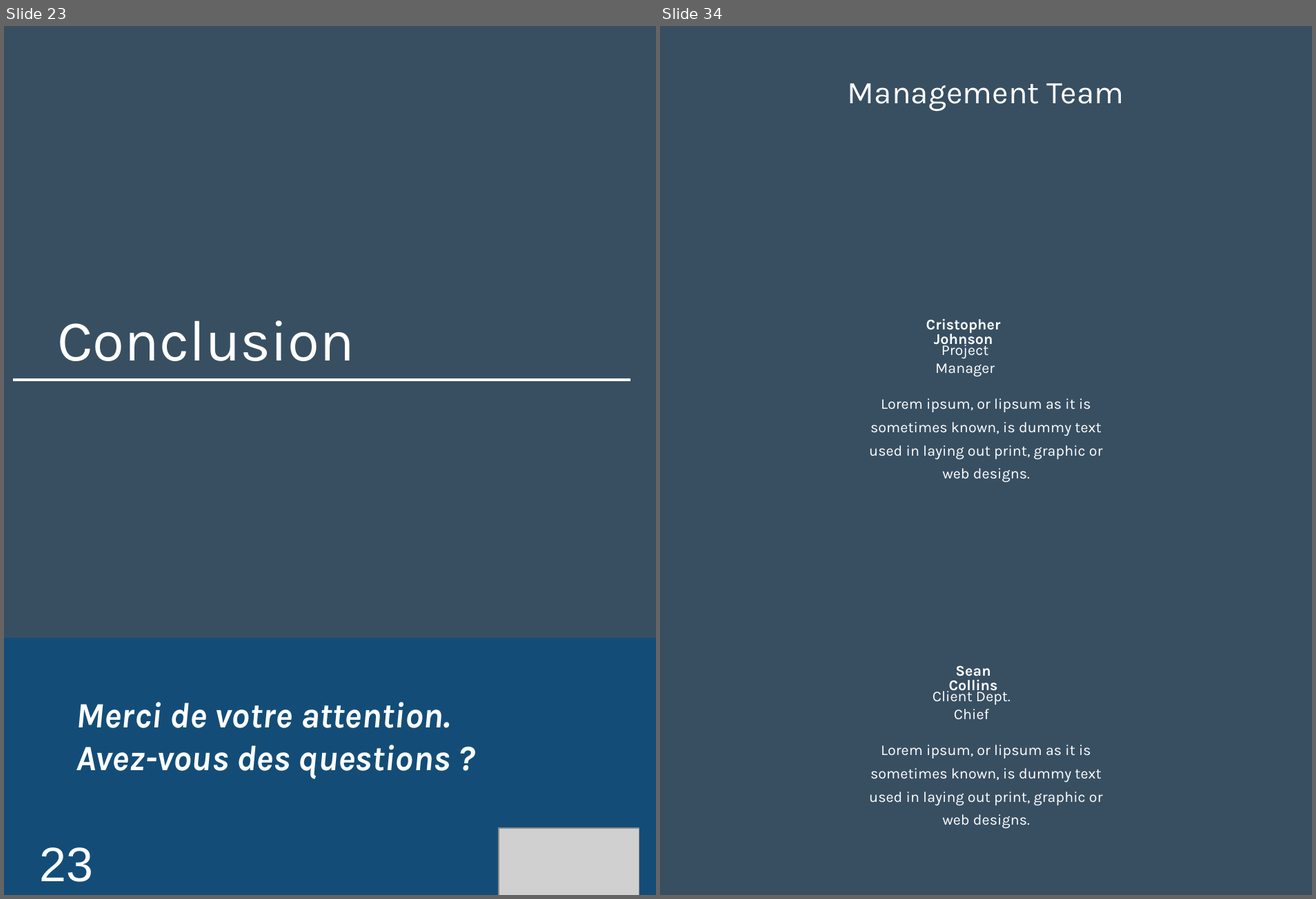
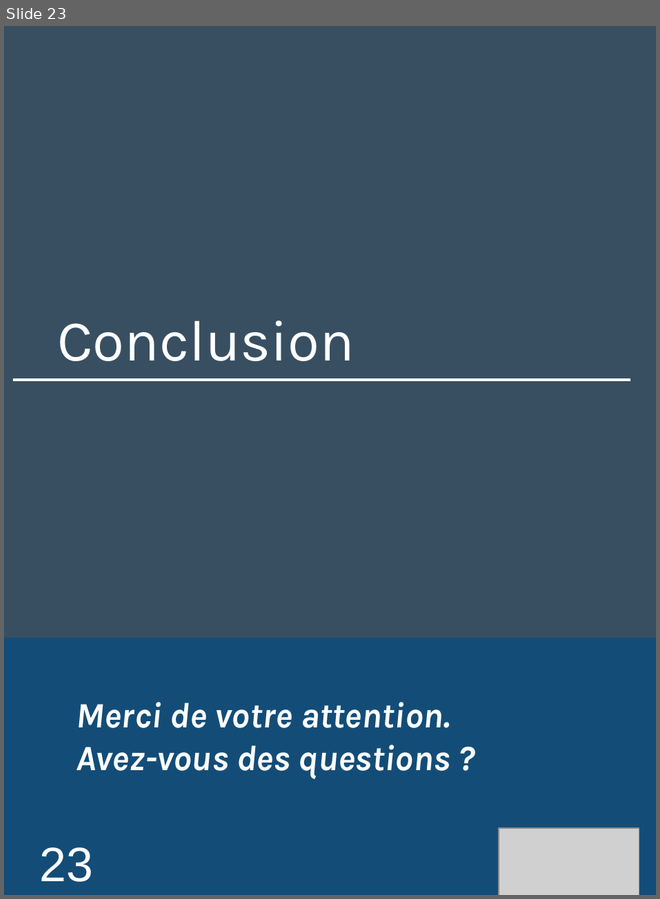
Before and after one commit to Loicpln/Projet_Algo_N2, a slide deck: Elements de presentation/Soutenance finale.pptx. Shown side by side, each under a label of ours: slides 23 and 34 before the commit, slide 23 after it; the slides between them are not shown. The pictures are 1316x899 and 660x899 pixels, drawn with LibreOffice and Linux fonts; fonts in the diff are those of the drawing; grey boxes stand for pictures; background and template pictures are left out. Boxes give left, top, right and bottom in pixels: in the first picture for what was removed or moved away, otherwise in the second. Text is boxed around its words. In the diff, an @@ line names an element or a change of style, - is before the commit and + after.

```diff
--- a/Elements de presentation/Soutenance finale.pptx
+++ b/Elements de presentation/Soutenance finale.pptx
@@ slide 34 removed at (660,26,1312,895), background #384F62 @@
@@ text removed at (848,83,1124,111) @@
-Management Team
@@ text removed at (926,319,1001,348) @@
-Cristopher Johnson
@@ text removed at (935,341,995,377) @@
-Project Manager
@@ text removed at (869,399,1103,483) @@
-Lorem ipsum, or lipsum as it is sometimes known, is dummy text used in laying out print, graphic or web designs.
@@ text removed at (949,666,998,695) @@
-Sean Collins
@@ text removed at (933,688,1011,720) @@
-Client Dept. Chief
@@ text removed at (869,745,1103,829) @@
-Lorem ipsum, or lipsum as it is sometimes known, is dummy text used in laying out print, graphic or web designs.
```
Also in this commit, not shown: 1 slide changed, 33 other slides removed.
